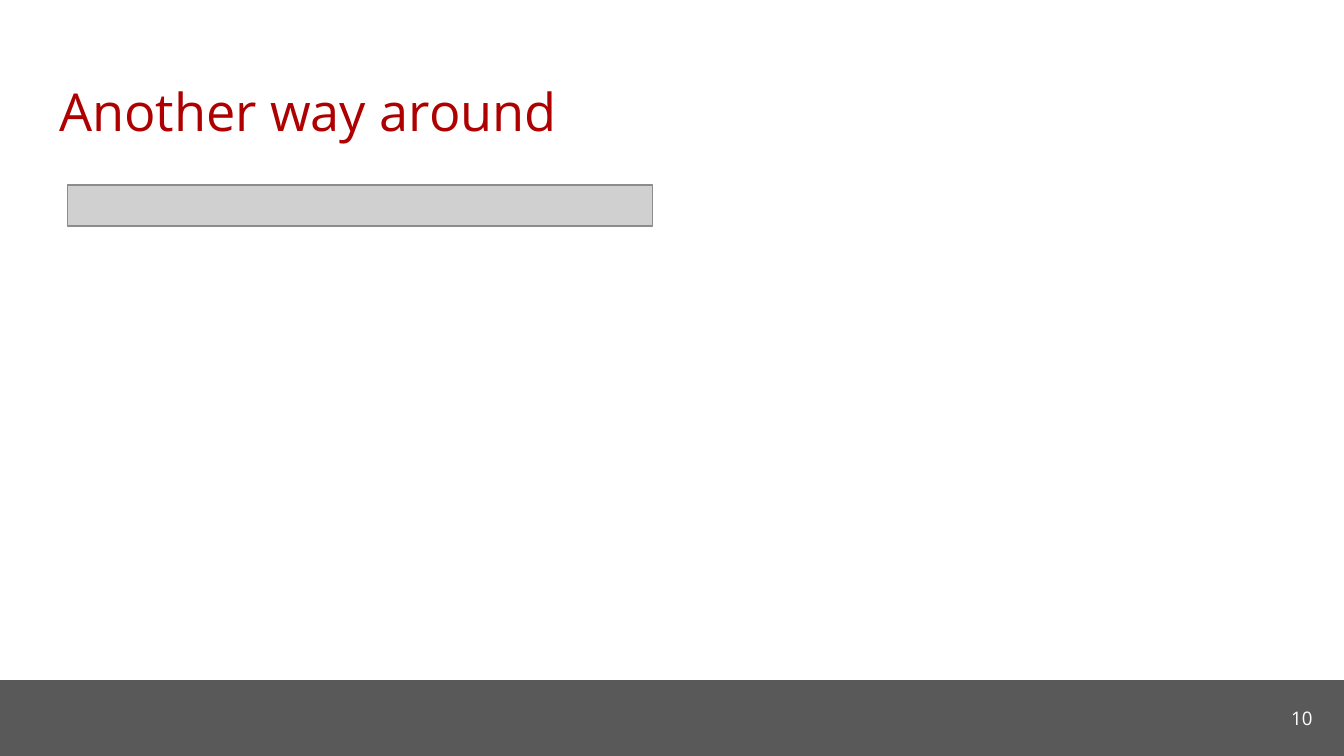
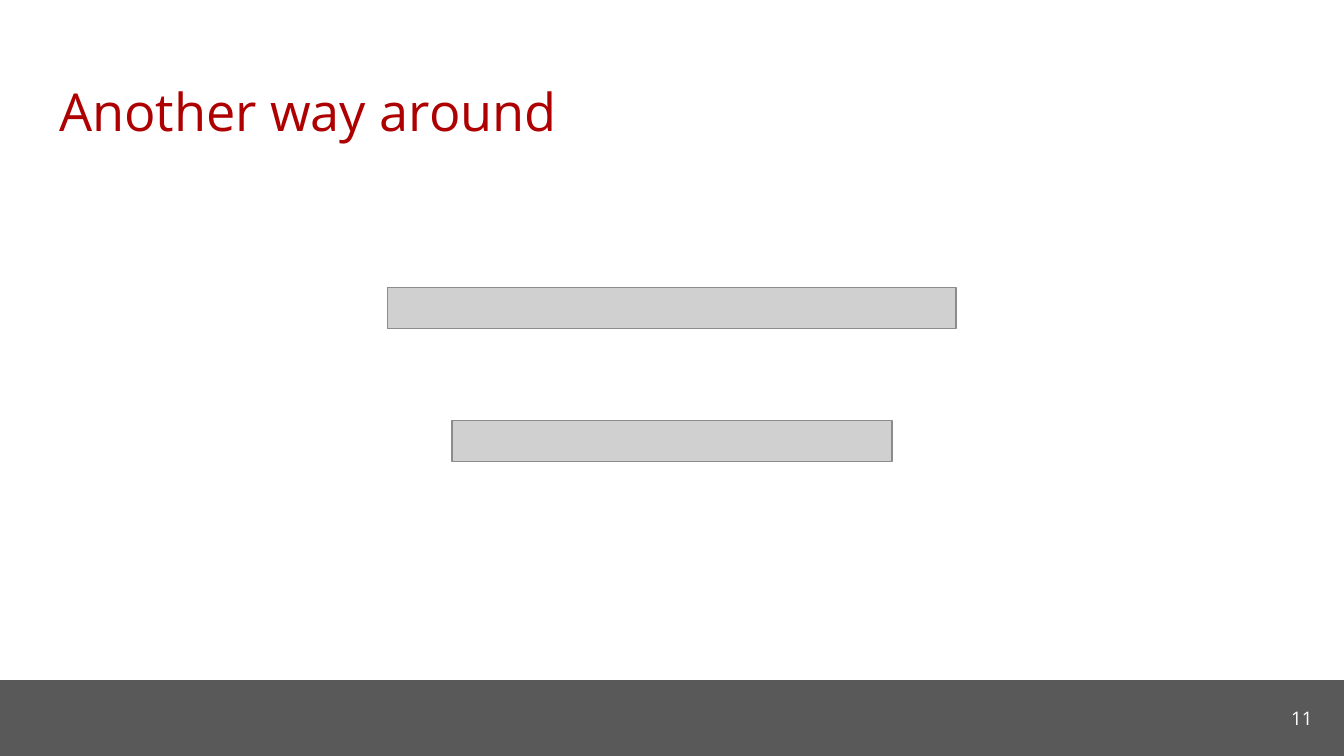
Before and after one commit to cmu-soda/Robustness, a slide deck: slide 11 of Robustness.pptx (slide 10 before the commit). Drawn at 1344x756 pixels with LibreOffice and Linux fonts; fonts in the diff are those of the drawing; grey boxes stand for pictures; background and template pictures are left out. Boxes give left, top, right and bottom in pixels: in the first picture for what was removed or moved away, otherwise in the second. Text is boxed around its words. In the diff, an @@ line names an element or a change of style, - is before the commit and + after.

```diff
--- a/Robustness.pptx
+++ b/Robustness.pptx
@@ picture removed at (x1=67, y1=185, x2=652, y2=227) @@
@@ picture added at (x1=388, y1=288, x2=957, y2=329) @@
@@ picture added at (x1=452, y1=421, x2=892, y2=462) @@
@@ page number at (x1=1291, y1=711, x2=1312, y2=725): text changed @@
-10
+11
```
Also in this commit, not shown: 24 other slides changed, 18 slides added, 13 slides removed, 2 other files.
